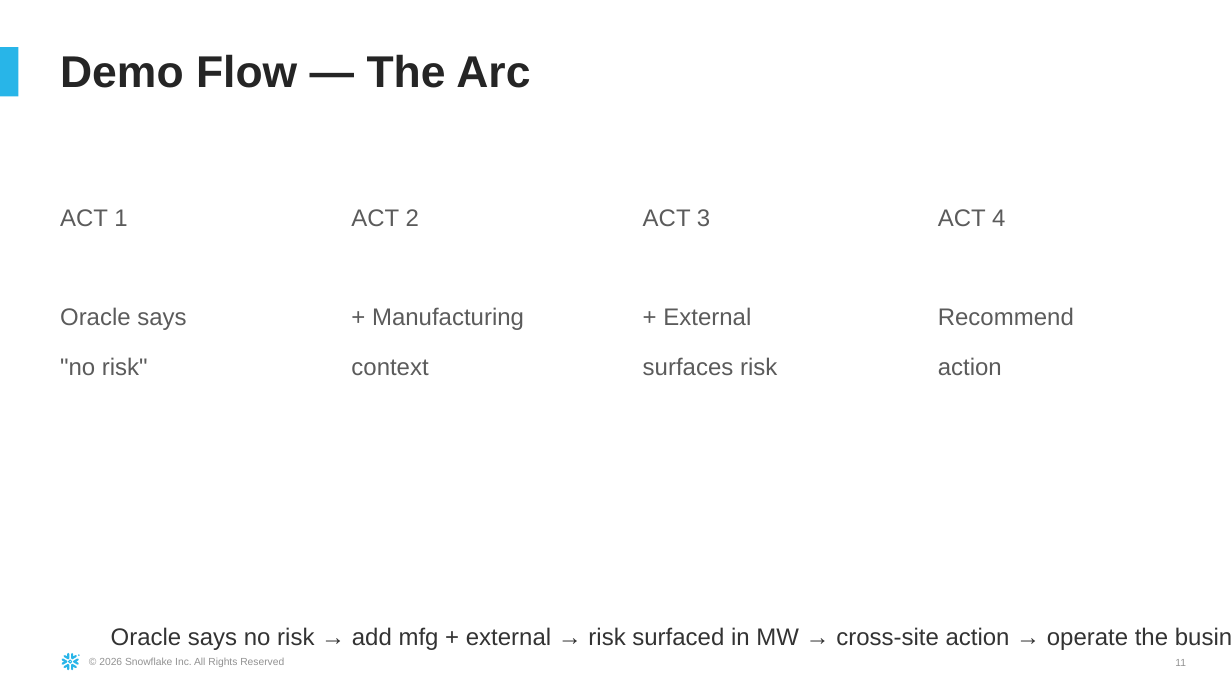
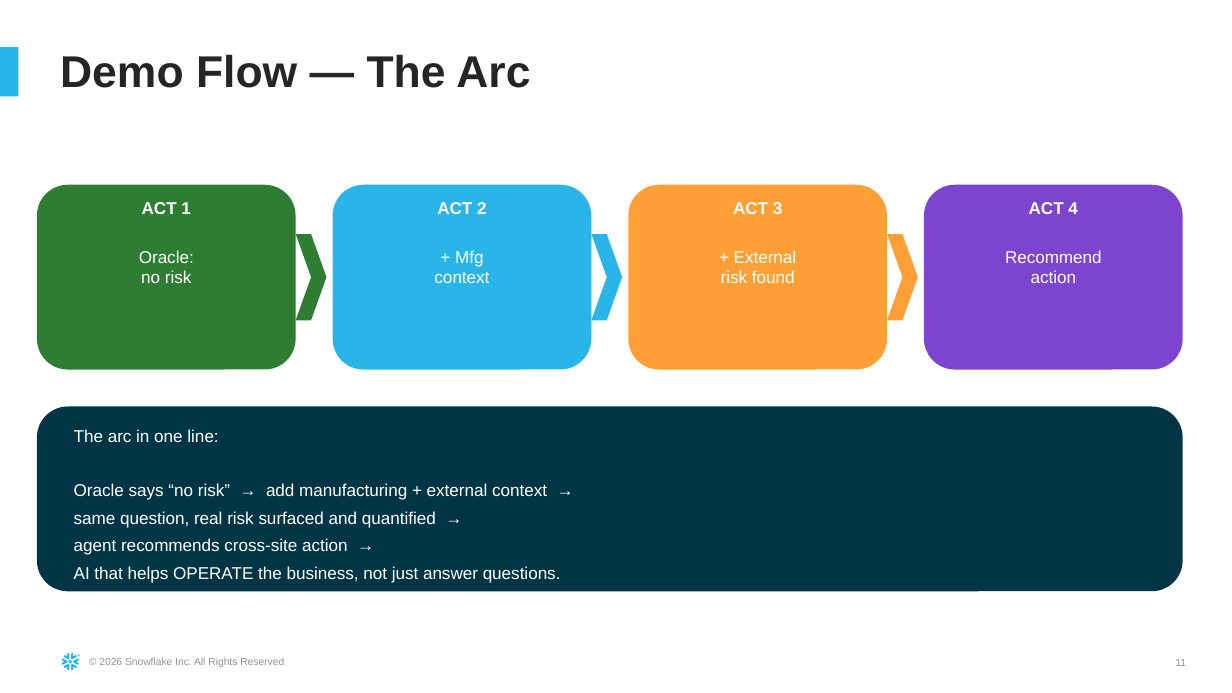
Before and after one commit to sfc-gh-sdickson/First-Solar, a slide deck: slide 11 of docs/First_Solar_Demo_Narrative.pptx. Drawn at 1232x693 pixels with LibreOffice and Linux fonts; fonts in the diff are those of the drawing. Boxes give left, top, right and bottom in pixels: in the first picture for what was removed or moved away, otherwise in the second. Text is boxed around its words. In the diff, an @@ line names an element or a change of style, - is before the commit and + after.

Commit message:
Fix PPTX: correct 10x5.62 dimensions, add graphic elements
Fixes text overflow (slide is 10"x5.62", not 13.3"x7.5"). Adds visual
elements: colored metric cards, numbered action circles, chevron flow
arrows, gauge-style inventory indicator, data visualization boxes.
Uses exact placeholder positions from template inspection.

.... Generated with [Cortex Code](https://docs.snowflake.com/en/user-guide/cortex-code/cortex-code)

```diff
--- a/docs/First_Solar_Demo_Narrative.pptx
+++ b/docs/First_Solar_Demo_Narrative.pptx
@@ rounded rectangle added at <box>37,185,296,370</box>, fill #2E7D32 @@
@@ text removed at <box>60,209,186,375</box> @@
-ACT 1
-Oracle says
-"no risk"
@@ text at <box>142,202,191,214</box>: text changed; size 14 to 10 pt; text colour #5B5B5B to #FFFFFF; bold on @@
-ACT 2
-+ Manufacturing
-context
+ACT 1
@@ rounded rectangle added at <box>333,185,591,370</box>, fill #29B5E8 @@
@@ text added at <box>437,202,487,214</box>, 10 pt, text #FFFFFF, bold @@
+ACT 2
@@ rounded rectangle added at <box>628,185,887,370</box>, fill #FF9F36 @@
@@ text removed at <box>643,209,777,375</box> @@
-ACT 3
-+ External
-surfaces risk
@@ text added at <box>733,202,783,214</box>, 10 pt, text #FFFFFF, bold @@
+ACT 3
@@ rounded rectangle added at <box>924,185,1183,370</box>, fill #7D44CF @@
@@ text removed at <box>938,209,1074,375</box> @@
-ACT 4
-Recommend
-action
@@ text added at <box>1029,202,1078,214</box>, 10 pt, text #FFFFFF, bold @@
+ACT 4
@@ chevron added at <box>296,234,326,320</box>, fill #2E7D32 @@
@@ chevron added at <box>591,234,622,320</box>, fill #29B5E8 @@
@@ chevron added at <box>887,234,918,320</box>, fill #FF9F36 @@
@@ text added at <box>139,250,194,283</box>, 10 pt, text #FFFFFF @@
+Oracle:
+no risk
@@ text added at <box>434,250,489,283</box>, 10 pt, text #FFFFFF @@
++ Mfg
+context
@@ text added at <box>721,250,797,283</box>, 10 pt, text #FFFFFF @@
++ External
+risk found
@@ text added at <box>1005,250,1102,283</box>, 10 pt, text #FFFFFF @@
+Recommend
+action
@@ rounded rectangle added at <box>37,407,1183,591</box>, fill #003545 @@
@@ text added at <box>74,429,561,583</box>, 10 pt, text #FFFFFF @@
+The arc in one line:
+Oracle says “no risk” → add manufacturing + external context →
+same question, real risk surfaced and quantified →
+agent recommends cross-site action →
+AI that helps OPERATE the business, not just answer questions.
@@ text removed at <box>111,627,1168,650</box> @@
-Oracle says no risk → add mfg + external → risk surfaced in MW → cross-site action → operate the business
```
Also in this commit, not shown: 11 other slides changed.
